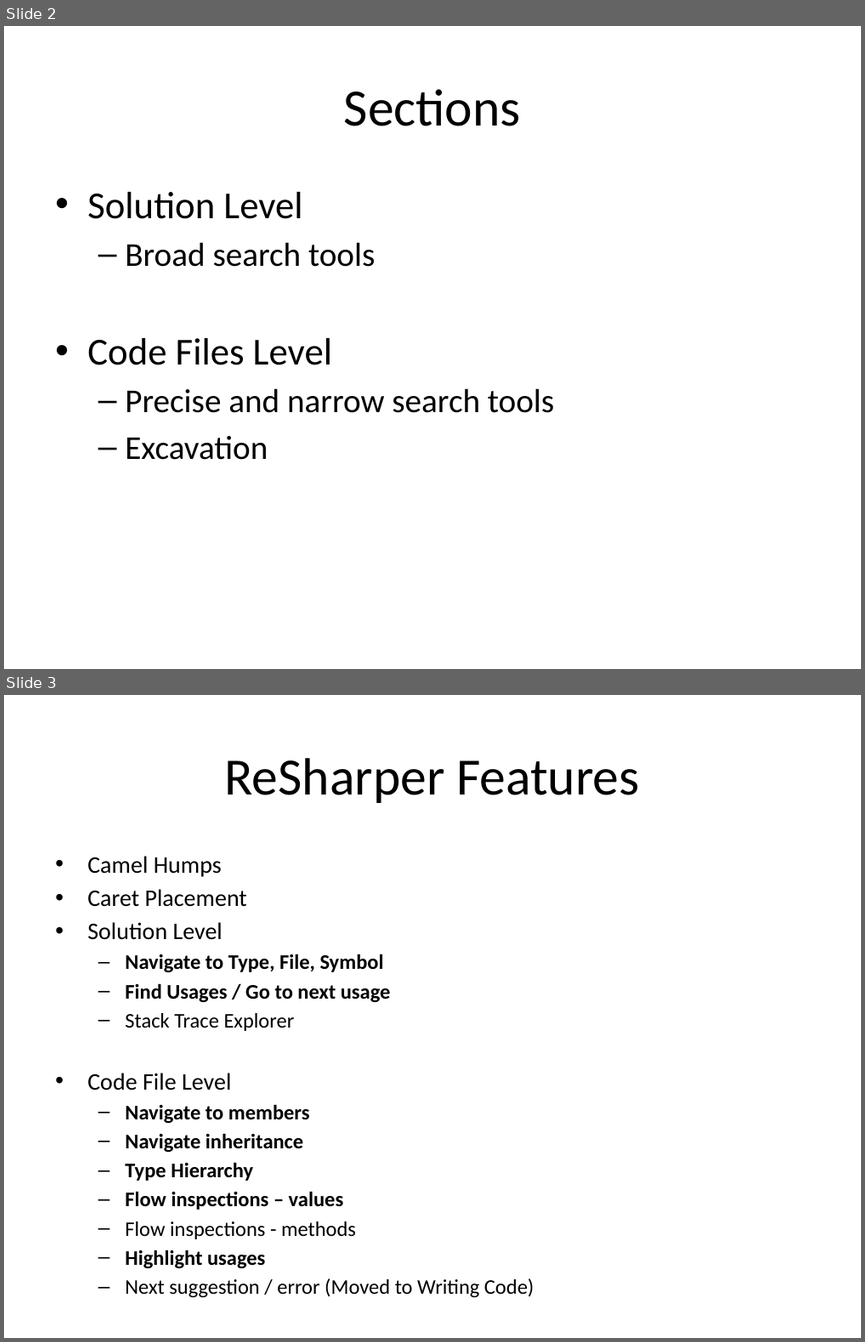
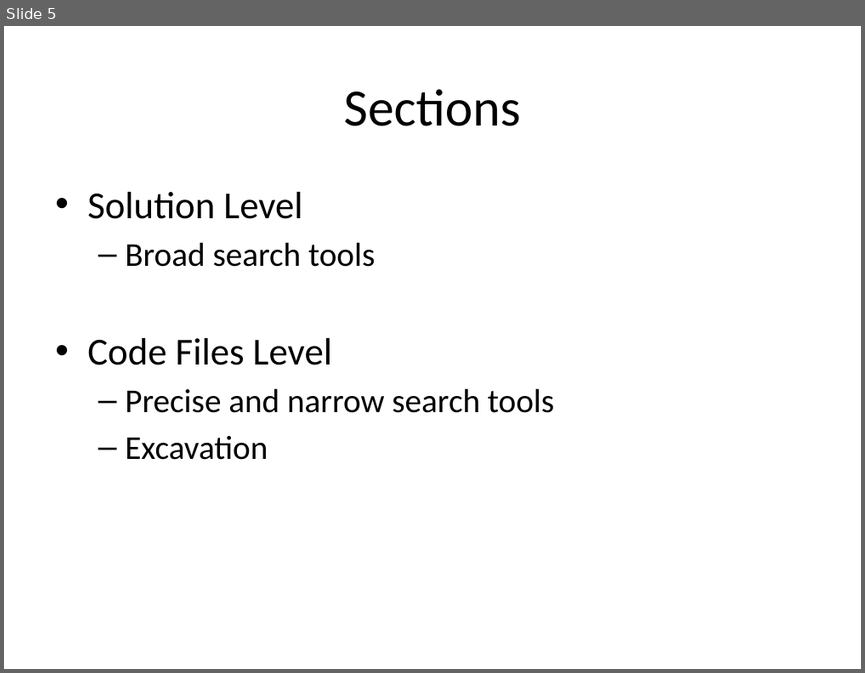
Before and after one commit to rasmuskl/ReSharperCourse, a slide deck: Presentations/2 - Reading Code - ReSharper Course.pptx. Shown one above the other, each under a label of ours: slides 2 and 3 before the commit, slide 5 after it. The pictures are 865x1342 and 865x673 pixels, drawn with LibreOffice and Linux fonts; fonts in the diff are those of the drawing. Boxes give left, top, right and bottom in pixels: in the first picture for what was removed or moved away, otherwise in the second. Text is boxed around its words. In the diff, an @@ line names an element or a change of style, - is before the commit and + after.

```diff
--- a/Presentations/2 - Reading Code - ReSharper Course.pptx
+++ b/Presentations/2 - Reading Code - ReSharper Course.pptx
@@ slide 3 removed at (x1=4, y1=695, x2=861, y2=1338), background #FFFFFF @@
@@ title removed at (x1=225, y1=758, x2=639, y2=803) @@
-ReSharper Features
@@ text removed at (x1=87, y1=856, x2=534, y2=1298) @@
-• Camel Humps
-• Caret Placement
-• Solution Level
-  – Navigate to Type, File, Symbol
-  – Find Usages / Go to next usage
-  – Stack Trace Explorer
-• Code File Level
-  – Navigate to members
-  – Navigate inheritance
-  – Type Hierarchy
-  – Flow inspections – values
-  – Flow inspections - methods
-  – Highlight usages
-  – Next suggestion / error (Moved to Writing Code)
@@ what was slide 2 is now slide 5 @@
```
Also in this commit, not shown: 2 slides added, 1 other file.
